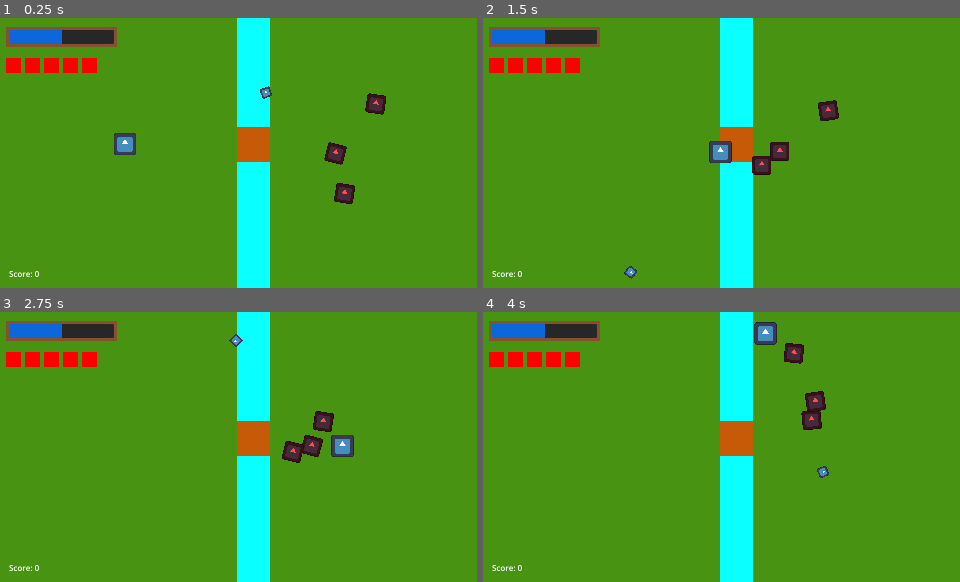
Above: before the commit, frames 1-4 (two rows, left to right).
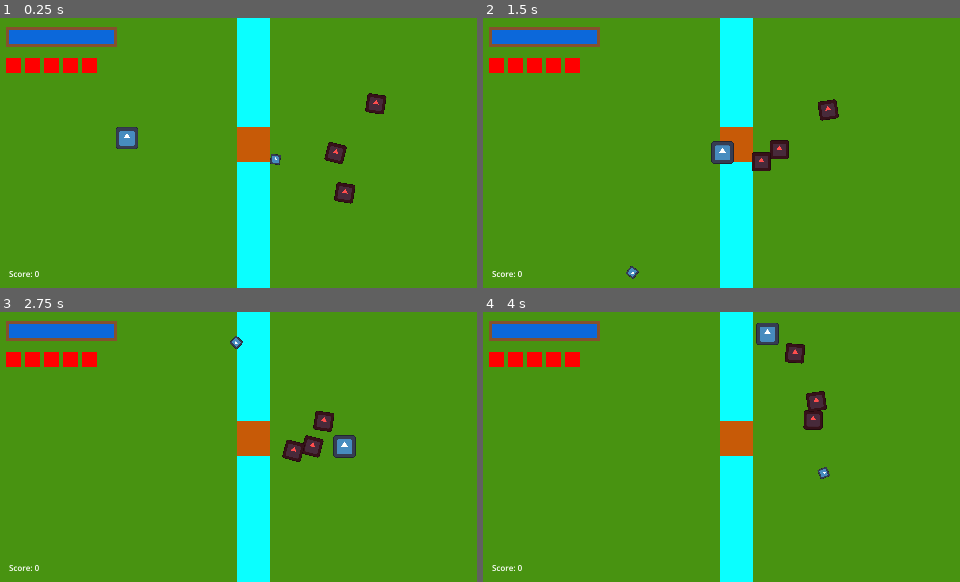
Above: after the commit, the same moments.

Repository: AndrewwAM/Project_KESS
Game: Godot game, scene res://scenes/world/patio.tscn
Two runs of this game, one before a commit and one after it. Both use one fixed random seed, a clock stepped at 60 frames per second and the inputs below. The engine's default icon, where the game draws it, is replaced by a stand-in: a white triangle on a blue panel in a dark square.
Inputs (mouse positions are in pixels of both pictures, inside the frame that each line leads up to):
- Up to frame 1 (0.25 s): no input
- Up to frame 2 (1.5 s): move the mouse to (826, 139) at 0.52 s; hold D (player_move_right) 0.53-1.28 s; hold Right mouse button (shoot_alt) 0.53-1.28 s; move the mouse to (626, 166) at 1.27 s; hold S (player_move_down) from 1.28 s (still down); click (626, 166) at 1.35 s
- Up to frame 3 (2.75 s): move the mouse to (286, 387) at 2.02 s; release S (player_move_down) at 2.03 s; hold D (player_move_right) from 2.03 s (still down); hold Right mouse button (shoot_alt) from 2.03 s (still down)
- Up to frame 4 (4 s): move the mouse to (697, 501) at 2.77 s; release D (player_move_right) at 2.78 s; release Right mouse button (shoot_alt) at 2.78 s; hold W (player_move_up) 2.78-3.53 s; click (697, 501) at 2.85 s; move the mouse to (864, 487) at 3.52 s; hold A (player_move_left) from 3.53 s (still down); hold Right mouse button (shoot_alt) from 3.53 s (still down)

The runs differ from the first frame. In frame 1, 1.2% of the frame differs, in the area x 12-82%, y 4-69%; in frame 2, 1.2%, in the area x 12-75%, y 4-97%; in frame 3, 1.0%; in frame 4, 1.0%.

Commit message:
recargar y barra funcional

Diff:
--- a/entities/enemies/base_enemy.gd
+++ b/entities/enemies/base_enemy.gd
@@ -11,30 +11,30 @@
 var time_passed: float = 0.0
 
 func _ready() -> void:
-    player = get_tree().get_first_node_in_group("Player")
+	player = get_tree().get_first_node_in_group("Player")
 
 func _physics_process(_delta: float) -> void:
-    if player == null:
-        return
+	if player == null:
+		return
 
-    var direction: Vector2 = global_position.direction_to(player.global_position)
-    velocity = direction * speed
+	var direction: Vector2 = global_position.direction_to(player.global_position)
+	velocity = direction * speed
 
-    move_and_slide()
+	move_and_slide()
 
 func _process(delta: float) -> void:
-    var current_speed: float = get_real_velocity().length()
+	var current_speed: float = get_real_velocity().length()
 
-    if current_speed > 1.0:
-        time_passed += delta * current_speed * wobble_speed
-        sprite.rotation_degrees = sin(time_passed) * wobble_angle
-    else:
-        sprite.rotation_degrees = lerp(sprite.rotation_degrees, 0.0, delta * 10.0)
-        time_passed = 0.0
+	if current_speed > 1.0:
+		time_passed += delta * current_speed * wobble_speed
+		sprite.rotation_degrees = sin(time_passed) * wobble_angle
+	else:
+		sprite.rotation_degrees = lerp(sprite.rotation_degrees, 0.0, delta * 10.0)
+		time_passed = 0.0
 
-    if life <= 0:
-        queue_free()
+	if life <= 0:
+		queue_free()
 
 func mojar(damage: float) -> void:
-    #print("Enemy hit! Damage: ", damage)
-    life -= damage
+	#print("Enemy hit! Damage: ", damage)
+	life -= damage
--- a/entities/player/player.tscn
+++ b/entities/player/player.tscn
@@ -21,7 +21,7 @@
 texture = ExtResource("1_8afob")
 
 [node name="WeaponPivot" type="Node2D" parent="." unique_id=1187079156]
-rotation = -14.573627
+rotation = -24.96194
 
 [node name="Chorro" parent="WeaponPivot" unique_id=2025990940 node_paths=PackedStringArray("tanque") instance=ExtResource("3_sglur")]
 tanque = NodePath("../../TanqueAgua")
--- a/entities/player/tanque_agua.gd
+++ b/entities/player/tanque_agua.gd
@@ -5,18 +5,50 @@
 
 @export var max_water: float = 100.0
 var current_water: float = 100.0
+var can_reload: bool = false
+
+func _ready() -> void:
+	var agua = get_tree().get_first_node_in_group("Agua")
+	agua.body_entered.connect(_on_enter_water)
+	agua.body_exited.connect(_on_leave_water)
+
+func _process(delta: float) -> void: #desesperado, pero funciona por ahora.
+	if Input.is_action_pressed("reload_water"):
+		reload(0.2)
+
+func _on_enter_water(body: Node2D) -> void:
+	if body.is_in_group("Player"): #Verificar si quien entró es el jugador
+		can_reload = true
+
+func _on_leave_water(body: Node2D) -> void:
+	if body.is_in_group("Player"): #Verificar si quien salió es el jugador
+		can_reload = false
 
 func consume(amount: float) -> void:
 	if current_water <= 0: return
 
 	current_water -= amount
 	current_water = clamp(current_water, 0.0, max_water)
-	emit_signal("water_changed", current_water, max_water)
+	emit_signal("water_changed", current_water)
 
-	print("Agua actual:", current_water)
+	#print("Agua actual:", current_water)
 
 	if current_water <= 0:
 		emit_signal("empty")
 
+func reload(amount: float) -> void:
+	if !can_reload: return
+
+	if current_water == max_water: return # si ya está lleno, no hacer nada :)
+
+	current_water += amount # pensaba que, en vez de recargar todo de una, que tenga que llenar progresivamente el tanque
+	current_water = clamp(current_water, 0.0, max_water)
+	emit_signal("water_changed", current_water)
+
+	print("Recarga en curso:", current_water)
+
+	if current_water == max_water:
+		emit_signal("full")
+
 func has_water() -> bool:
 	return current_water > 0
--- a/project.godot
+++ b/project.godot
@@ -64,6 +64,11 @@
 "events": [Object(InputEventMouseButton,"resource_local_to_scene":false,"resource_name":"","device":-1,"window_id":0,"a …(258 unchanged characters)…
 ]
 }
+reload_water={
+"deadzone": 0.2,
+"events": [Object(InputEventKey,"resource_local_to_scene":false,"resource_name":"","device":-1,"window_id":0,"alt_pressed":false,"shift_pressed":false,"ctrl_pressed":false,"meta_pressed":false,"pressed":false,"keycode":0,"physical_keycode":82,"key_label":0,"unicode":114,"location":0,"echo":false,"script":null)
+]
+}
 
 [layer_names]
 
--- a/scenes/world/patio.tscn
+++ b/scenes/world/patio.tscn
@@ -1,14 +1,21 @@
 [gd_scene format=3 uid="uid://cmywpe60sf3vd"]
 
+[ext_resource type="Script" uid="uid://dphvr7ijr7lcv" path="res://scenes/world/water.gd" id="1_aq5da"]
 [ext_resource type="PackedScene" uid="uid://dyp2utfpvnict" path="res://entities/player/player.tscn" id="1_mcwhn"]
 [ext_resource type="PackedScene" uid="uid://dgr4tmbotpoj" path="res://scenes/ui/hud.tscn" id="3_aq5da"]
 [ext_resource type="PackedScene" uid="uid://dbckofyj8auiy" path="res://entities/enemies/base_enemy.tscn" id="3_whbu4"]
 
-[sub_resource type="RectangleShape2D" id="RectangleShape2D_6p6d6"]
+[sub_resource type="RectangleShape2D" id="RectangleShape2D_w1q3l"]
 size = Vector2(33, 109)
 
+[sub_resource type="RectangleShape2D" id="RectangleShape2D_cl03m"]
+size = Vector2(33, 126)
+
+[sub_resource type="RectangleShape2D" id="RectangleShape2D_6p6d6"]
+size = Vector2(32, 108)
+
 [sub_resource type="RectangleShape2D" id="RectangleShape2D_mcwhn"]
-size = Vector2(33, 126)
+size = Vector2(32, 125)
 
 [sub_resource type="RectangleShape2D" id="RectangleShape2D_yhjio"]
 size = Vector2(506, 21)
@@ -62,15 +69,29 @@
 mouse_filter = 2
 color = Color(0.039215688, 1, 1, 1)
 
-[node name="Bordes" type="StaticBody2D" parent="." unique_id=887010946]
+[node name="Area2D" type="Area2D" parent="." unique_id=905874008 groups=["Agua"]]
+collision_mask = 2
+script = ExtResource("1_aq5da")
 
-[node name="Colision RioNorte" type="CollisionShape2D" parent="Bordes" unique_id=1757269506]
+[node name="CollisionShape2D" type="CollisionShape2D" parent="Area2D" unique_id=1306109417]
+position = Vector2(256.5, 54.5)
+shape = SubResource("RectangleShape2D_w1q3l")
+
+[node name="CollisionShape2D2" type="CollisionShape2D" parent="Area2D" unique_id=863552801]
+position = Vector2(256.5, 207)
+shape = SubResource("RectangleShape2D_cl03m")
+
+[node name="Agua" type="StaticBody2D" parent="." unique_id=1441662832]
+
+[node name="Colision RioNorte" type="CollisionShape2D" parent="Agua" unique_id=1757269506]
 position = Vector2(256.5, 54.5)
 shape = SubResource("RectangleShape2D_6p6d6")
 
-[node name="Colision RioSur" type="CollisionShape2D" parent="Bordes" unique_id=1320164013]
+[node name="Colision RioSur" type="CollisionShape2D" parent="Agua" unique_id=1320164013]
 position = Vector2(256.5, 207)
 shape = SubResource("RectangleShape2D_mcwhn")
+
+[node name="Bordes" type="StaticBody2D" parent="." unique_id=887010946]
 
 [node name="BordeNorte" type="CollisionShape2D" parent="Bordes" unique_id=1577937575]
 position = Vector2(231, -10.5)
@@ -100,6 +121,6 @@
 speed = 25.0
 
 [node name="Player" parent="." unique_id=1288290645 instance=ExtResource("1_mcwhn")]
-position = Vector2(128, 126)
+position = Vector2(130, 120)
 
 [node name="Hud" parent="." unique_id=360316666 instance=ExtResource("3_aq5da")]
--- /dev/null
+++ b/scenes/world/water.gd
@@ -0,0 +1,14 @@
+extends Area2D
+
+func _ready() -> void:
+	# hacer conexiones
+	body_entered.connect(_on_body_entered)
+	body_exited.connect(_on_body_exited)
+
+func _on_body_entered(body: Node2D) -> void:
+	if body.is_in_group("Player"):
+		body.get_node("TanqueAgua").can_reload = true
+
+func _on_body_exited(body: Node2D) -> void:
+	if body.is_in_group("Player"):
+		body.get_node("TanqueAgua").can_reload = false
--- a/scripts/autoload/game_manager.gd
+++ b/scripts/autoload/game_manager.gd
@@ -9,7 +9,7 @@
 var health: int = 5
 var max_health: int = 5
 var score: int = 0 # pal gameover
-var water_amount: float = 50.0 # Partes sin tanque lleno pq estabas regando obviamente.
+var water_amount: float = 100.0 # Partes sin tanque lleno pq estabas regando obviamente.
 var water_max: float = 100.0
 var current_wave: int = 1 # pal gamover
 
@@ -28,9 +28,6 @@
 func consume_water(amount: float) -> void:
 	water_amount = clamp(water_amount - amount, 0.0, water_max)
 	emit_signal("water_changed", water_amount)
-	if water_amount <= 0.0:
-		print("triggering game over")
-		trigger_game_over()
 
 func refill_water(amount: float) -> void:
 	water_amount = clamp(water_amount + amount, 0.0, water_max)
--- a/scripts/ui/hud.gd
+++ b/scripts/ui/hud.gd
@@ -4,10 +4,13 @@
 const MAX_HEALTH = 5
 
 func _ready() -> void:
-	# Conectar señales del GameManager a funciones de este script
-	GameManager.water_changed.connect(_on_water_changed)
+	# Conectar señales
+	var player = get_tree().get_first_node_in_group("Player")
+	player.get_node("TanqueAgua").water_changed.connect(_on_water_changed)
 	GameManager.score_changed.connect(_on_score_changed)
 	GameManager.health_changed.connect(_on_health_changed)
+
+
 
 	# Inicializar valores visuales con los valores actuales del GameManager
 	$WaterBar/ProgressBar.max_value = GameManager.water_max
Not shown, added: scenes/world/water.gd.uid
